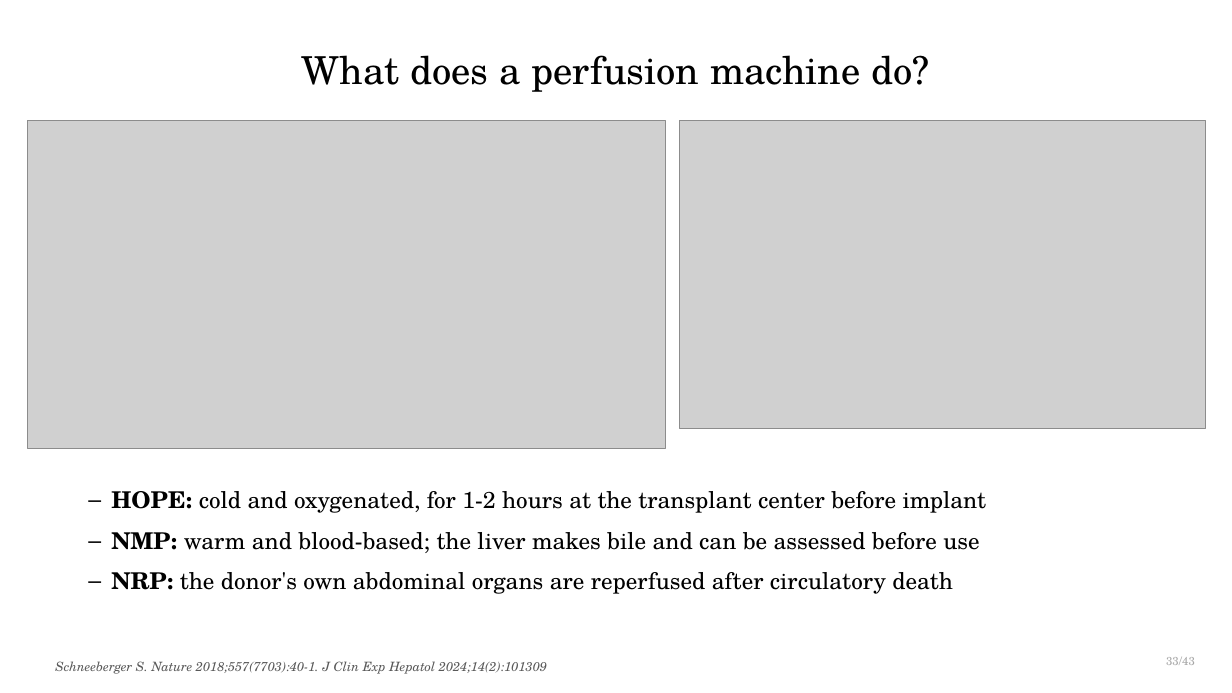
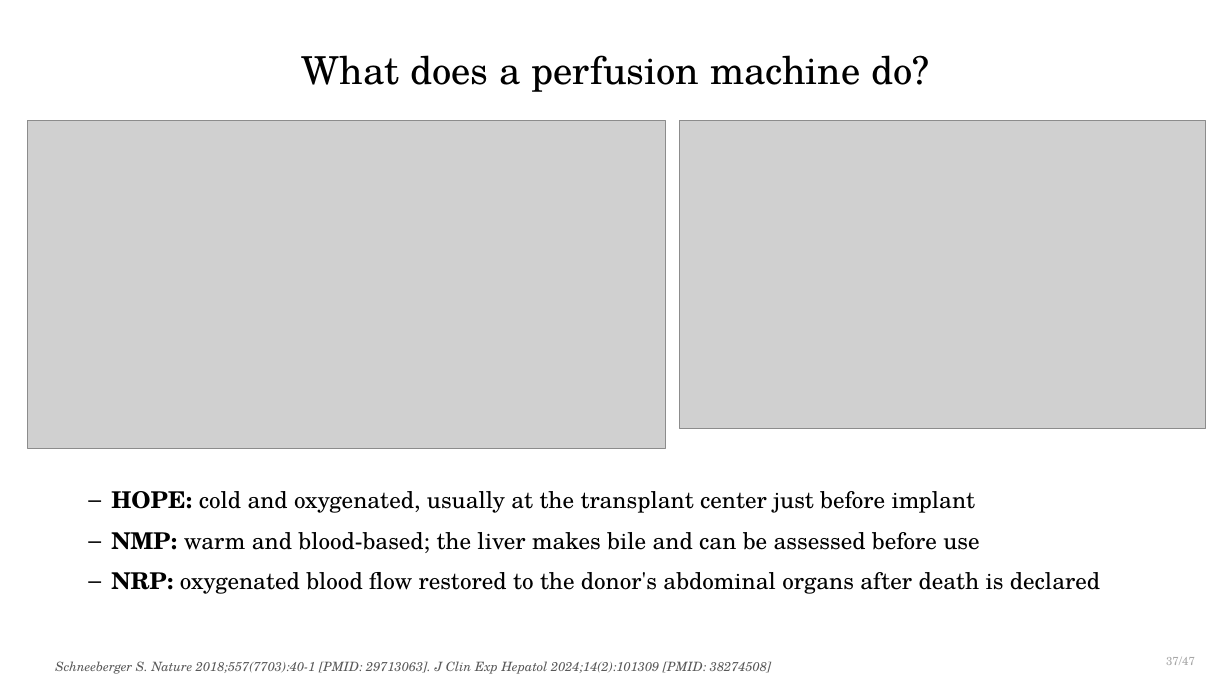
Before and after one commit to qaddodi/mohammad-almeqdadi-lectures, a slide deck: slide 39 of lectures/liver-transplant-grand-rounds-mmc-2026/Liver Transplantation When to Refer and Whats New.pptx (slide 35 before the commit). Drawn at 1232x693 pixels with LibreOffice and Linux fonts; fonts in the diff are those of the drawing; grey boxes stand for pictures. Boxes give left, top, right and bottom in pixels: in the first picture for what was removed or moved away, otherwise in the second. Text is boxed around its words. In the diff, an @@ line names an element or a change of style, - is before the commit and + after.

```diff
--- a/lectures/liver-transplant-grand-rounds-mmc-2026/Liver Transplantation When to Refer and Whats New.pptx
+++ b/lectures/liver-transplant-grand-rounds-mmc-2026/Liver Transplantation When to Refer and Whats New.pptx
@@ text at (x1=111, y1=491, x2=976, y2=513): text changed @@
-– HOPE: cold and oxygenated, for 1-2 hours at the transplant center before implant
+– HOPE: cold and oxygenated, usually at the transplant center just before implant
@@ text at (x1=111, y1=572, x2=1100, y2=594): text changed @@
-– NRP: the donor's own abdominal organs are reperfused after circulatory death
+– NRP: oxygenated blood flow restored to the donor's abdominal organs after death is declared
@@ text at (x1=1166, y1=657, x2=1195, y2=665): text changed @@
-33/43
+37/47
@@ text at (x1=55, y1=661, x2=771, y2=674): text changed @@
-Schneeberger S. Nature 2018;557(7703):40-1. J Clin Exp Hepatol 2024;14(2):101309
+Schneeberger S. Nature 2018;557(7703):40-1 [PMID: 29713063]. J Clin Exp Hepatol 2024;14(2):101309 [PMID: 38274508]
```
Also in this commit, not shown: 44 other slides changed, 6 slides added, 1 slide removed, 10 other files.
